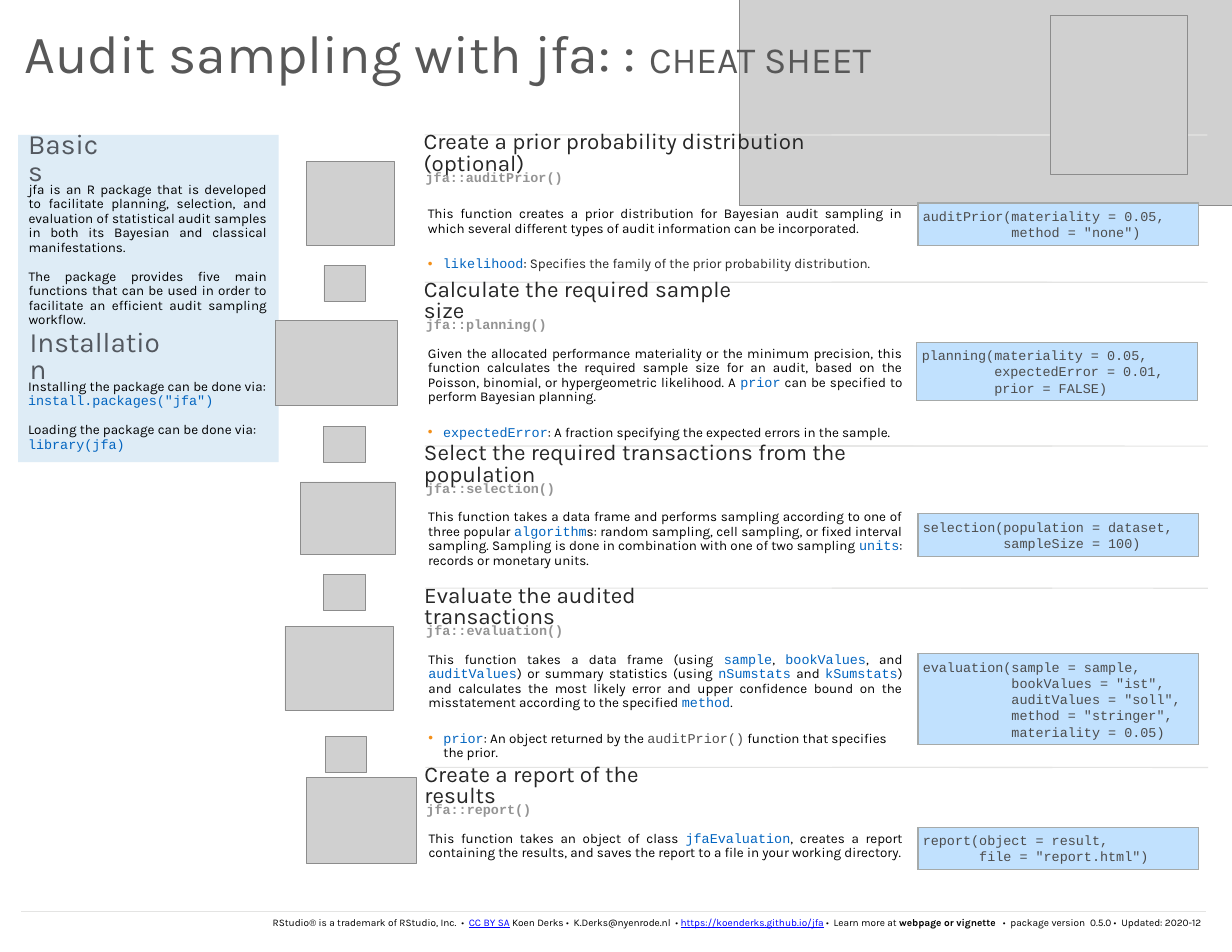
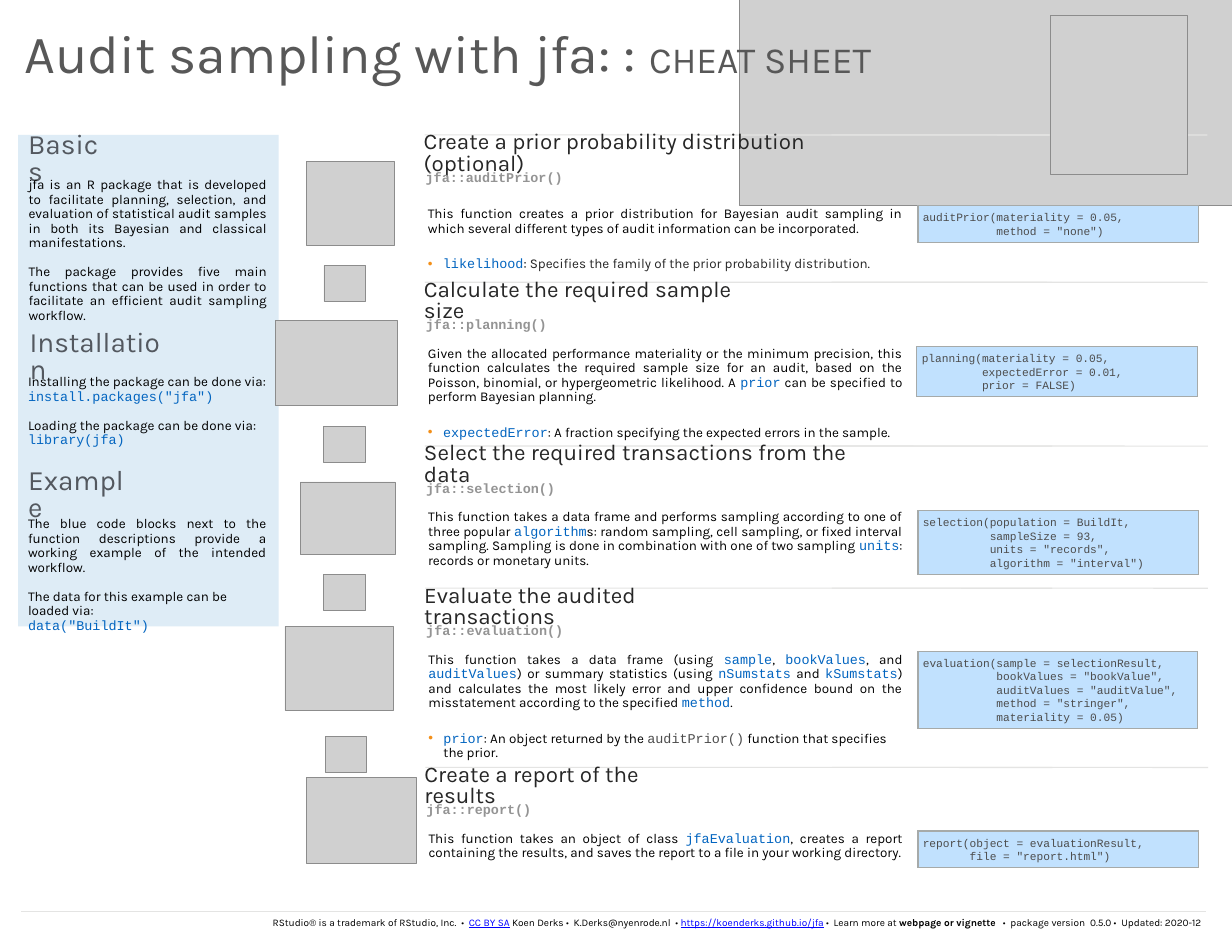
Before and after one commit to koenderks/jfa, a slide deck: slide 1 of reference/figures/cheatsheet/cheatsheet.pptx. Drawn at 1232x952 pixels with LibreOffice and Linux fonts; fonts in the diff are those of the drawing; grey boxes stand for pictures. Boxes give left, top, right and bottom in pixels: in the first picture for what was removed or moved away, otherwise in the second. Text is boxed around its words. In the diff, an @@ line names an element or a change of style, - is before the commit and + after.

```diff
--- a/reference/figures/cheatsheet/cheatsheet.pptx
+++ b/reference/figures/cheatsheet/cheatsheet.pptx
@@ rectangle: place and size @@
-rectangle at [18, 135, 278, 462]
+rectangle at [18, 135, 278, 626]
@@ text "jfa is an R package ...": place and size @@
-text "jfa is an R package ..." at [29, 181, 267, 324]
+text "jfa is an R package ..." at [29, 177, 267, 320]
@@ rectangle "auditPrior(materiality = 0.05," at [918, 206, 1198, 243]: size 12 to 10 pt @@
@@ rectangle "planning(materiality = 0.05," at [917, 346, 1197, 397]: size 12 to 10 pt @@
@@ rectangle "planning(materiality = 0.05,": place and size @@
-rectangle "planning(materiality = 0.05," at [917, 342, 1197, 401]
+rectangle "planning(materiality = 0.05," at [917, 346, 1197, 397]
@@ text "Installing the package can be ...": place and size @@
-text "Installing the package can be ..." at [28, 378, 266, 452]
+text "Installing the package can be ..." at [28, 374, 266, 447]
@@ text at [424, 440, 845, 488]: text changed @@
-  Select the required transactions from the population
+  Select the required transactions from the data
@@ text added at [27, 481, 131, 510], 25 pt, text #53585F @@
+  Example
@@ text added at [28, 516, 266, 633], 12 pt, text #000000 @@
+The blue code blocks next to the function descriptions provide a working example of the intended workflow.
+The data for this example can be loaded via:
+data("BuildIt")
@@ rectangle "selection(population = BuildIt,": place and size @@
-rectangle "selection(population = BuildIt," at [918, 514, 1198, 556]
+rectangle "selection(population = BuildIt," at [918, 510, 1198, 574]
@@ text in rectangle at [923, 518, 1144, 570]: text changed; size 12 to 10 pt @@
-selection(population = dataset,
-sampleSize = 100)
+selection(population = BuildIt,
+sampleSize = 93,
+units = "records",
+algorithm = "interval")
@@ rectangle "evaluation(sample = selectionResult,": place and size @@
-rectangle "evaluation(sample = selectionResult," at [918, 654, 1198, 745]
+rectangle "evaluation(sample = selectionResult," at [918, 651, 1197, 728]
@@ text in rectangle at [923, 659, 1177, 696]: text changed; size 12 to 10 pt @@
-evaluation(sample = sample,
-bookValues = "ist",
-auditValues = "soll",
+evaluation(sample = selectionResult,
+bookValues = "bookValue",
+auditValues = "auditValue",
@@ text in rectangle at [996, 699, 1131, 724]: size 12 to 10 pt in "method = "stringer",", "materiality = 0.05)" @@
@@ text in rectangle at [923, 839, 1144, 850]: text changed; size 12 to 10 pt @@
-report(object = result,
+report(object = evaluationResult,
@@ text in rectangle at [970, 852, 1111, 862]: size 12 to 10 pt in "file = "report.html")" @@
```
Also in this commit, not shown: 3 other files.
